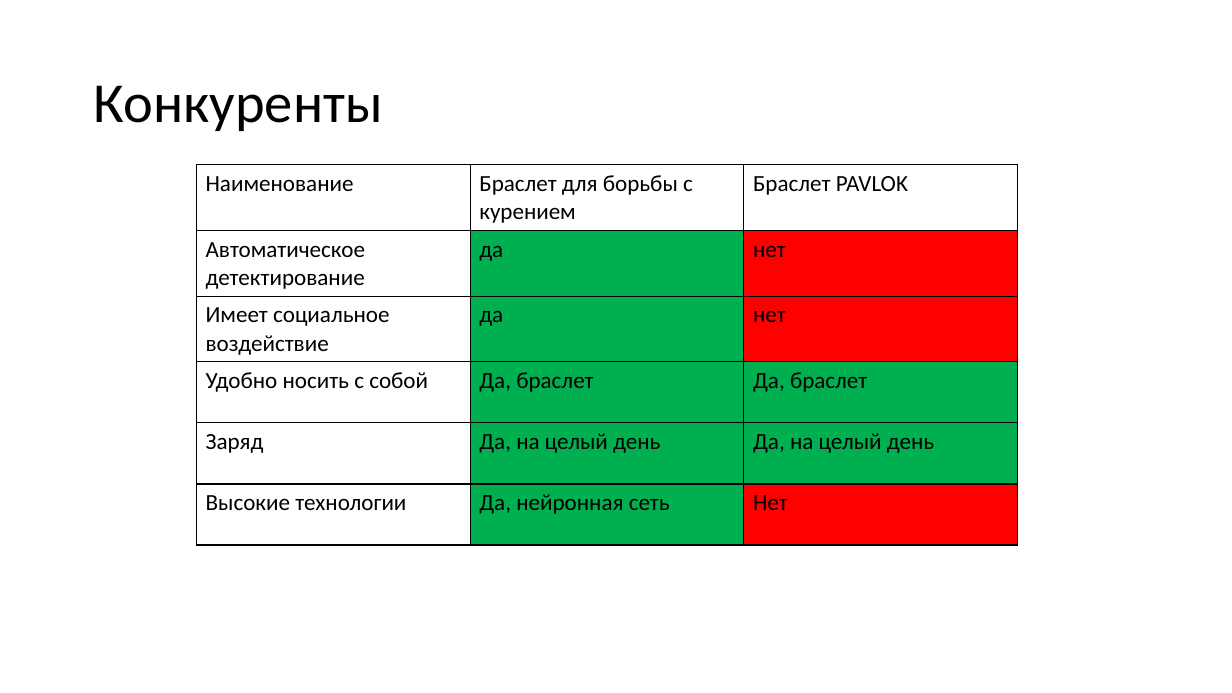
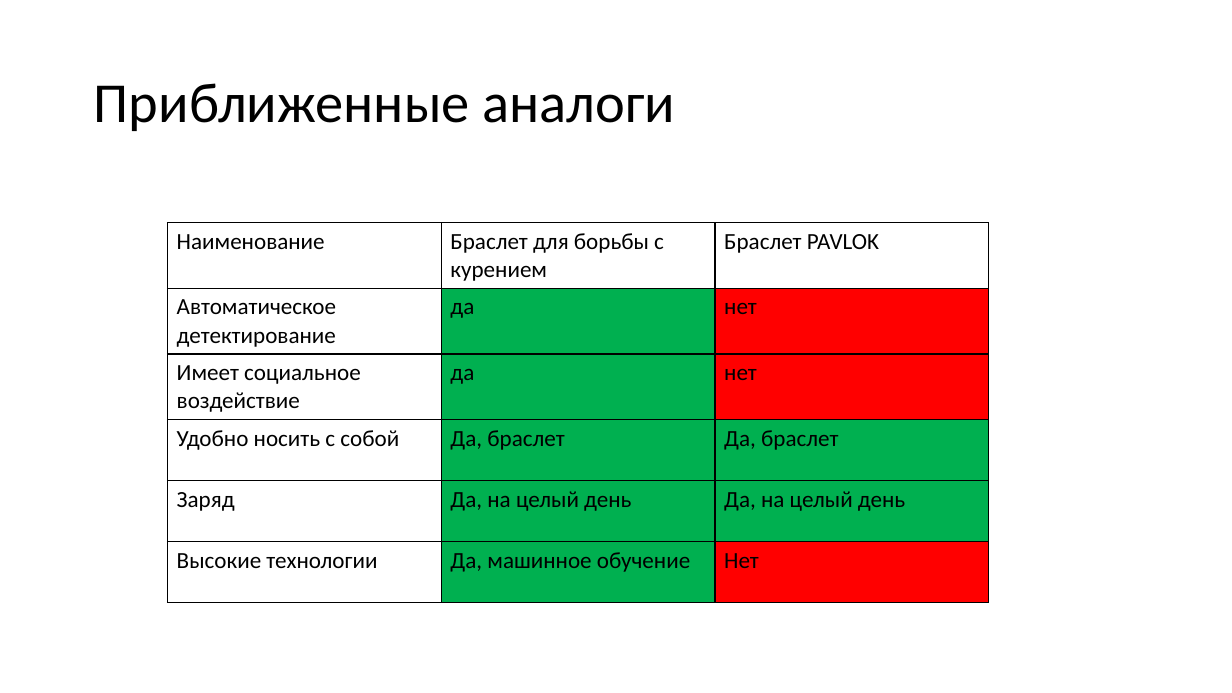
Before and after one commit to pepellsd/diplom, a slide deck: slide 12 of presentation.pptx (slide 13 before the commit). Drawn at 1232x693 pixels with LibreOffice and Linux fonts; fonts in the diff are those of the drawing. Boxes give left, top, right and bottom in pixels: in the first picture for what was removed or moved away, otherwise in the second. Text is boxed around its words. In the diff, an @@ line names an element or a change of style, - is before the commit and + after.

```diff
--- a/presentation.pptx
+++ b/presentation.pptx
@@ title at bbox=[94, 83, 676, 131]: text changed @@
-Конкуренты
+Приближенные аналоги
@@ table at bbox=[167, 223, 988, 600] @@
-row 6, column 2: Да, нейронная сеть
+row 6, column 2: Да, машинное обучение
@@ table: place and size @@
-table at bbox=[196, 165, 1017, 542]
+table at bbox=[167, 223, 988, 600]
```
Also in this commit, not shown: 6 other slides changed, 3 slides added, 4 slides removed.
